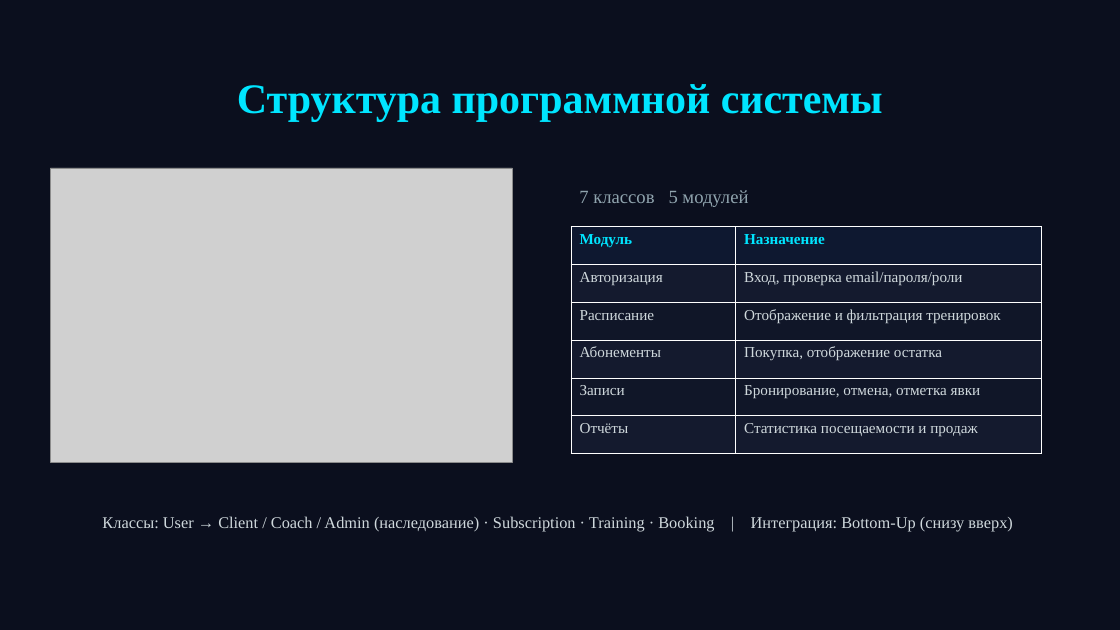
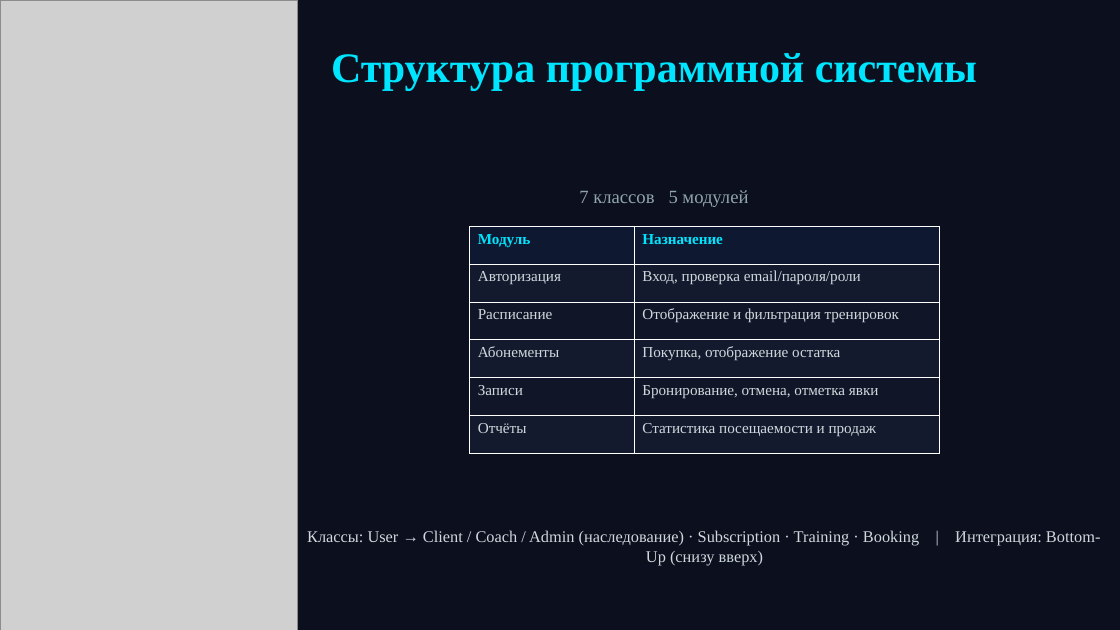
Before and after one commit to valtureso788/Fitness-03, a slide deck: slide 4 of Презентация_FitClub.pptx. Drawn at 1120x630 pixels with LibreOffice and Linux fonts; fonts in the diff are those of the drawing; grey boxes stand for pictures. Boxes give left, top, right and bottom in pixels: in the first picture for what was removed or moved away, otherwise in the second. Text is boxed around its words. In the diff, an @@ line names an element or a change of style, - is before the commit and + after.

```diff
--- a/Презентация_FitClub.pptx
+++ b/Презентация_FitClub.pptx
@@ picture added at [0,0,298,630] @@
@@ text "Структура программной системы": place and size @@
-text "Структура программной системы" at [237,84,883,121]
+text "Структура программной системы" at [331,53,977,90]
@@ picture removed at [50,168,513,462] @@
@@ table: place and size @@
-table at [571,227,1042,454]
+table at [470,227,940,454]
@@ text "Классы: User → Client / ..." rewrapped from [102,516,1012,532] to [307,530,919,565] @@
```
Also in this commit, not shown: 2 other files.
